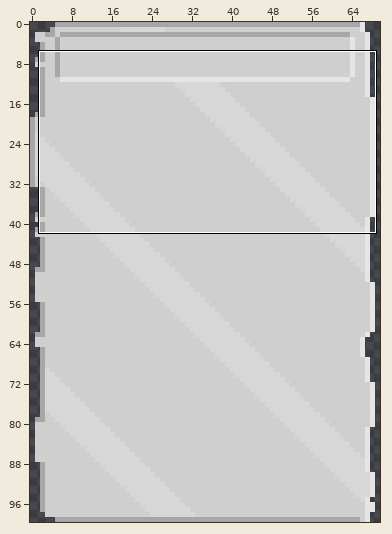
Pixel-art file: Assets/Sprites/ChildReport.aseprite. Above: a wide view before the commit, with the close-up outlined.
Close-up. As it was:
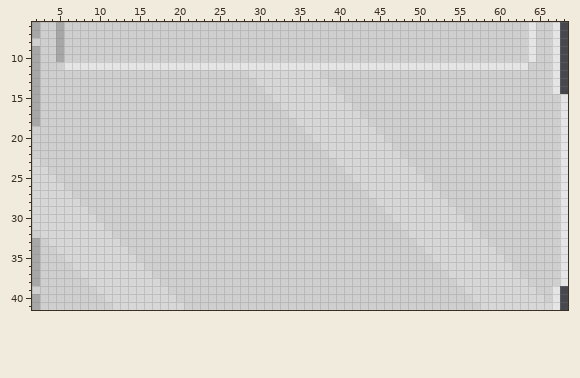
70x100 pixels, 1 frame. Shown: x 2..68, y 6..41.
Once edited:
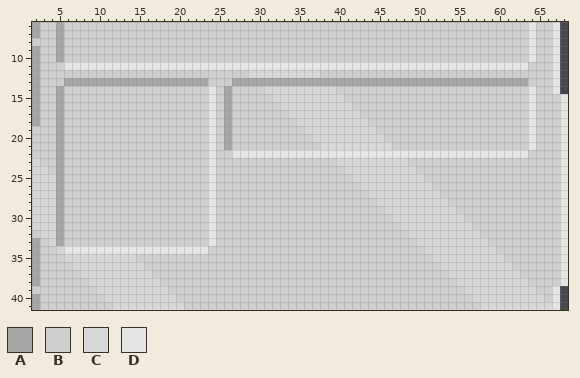
Palette (. is transparent): A #a7a7a7  B #cfcfcf  C #d7d7d7  D #e5e5e5
Diff:
Layer "Flattened":
y 13: x 6..23 BBBBBBBBBBBBBBBBBB -> AAAAAAAAAAAAAAAAAA; x 27..63 BBBCCCCCCCCCBBBBBBBBBBBBBBBBBBBBBBBBB -> AAAAAAAAAAAAAAAAAAAAAAAAAAAAAAAAAAAAA
y 14..21: x 5 B -> A; x 24 B -> D; x 26 B -> A; x 64 B -> D
y 22: x 5 B -> A; x 24 B -> D; x 27..63 BBBBBBBBBBBBCCCCCCCCCBBBBBBBBBBBBBBBB -> DDDDDDDDDDDDDDDDDDDDDDDDDDDDDDDDDDDDD
y 23..25: x 5 B -> A; x 24 B -> D
y 26: x 5 C -> A; x 24 B -> D
y 27: x 5..6 CC -> AB; x 24 B -> D
y 28: x 5..7 CCC -> ABB; x 24 B -> D
y 29: x 5..8 CCCC -> ABBB; x 24 B -> D
y 30: x 5..9 CCCCC -> ABBBB; x 24 B -> D
y 31: x 5..10 CCCCCC -> ABBBBB; x 24 B -> D
y 32: x 5..11 CCCCCCC -> ABBBBBB; x 24 B -> D
y 33: x 5..12 CCCCCCCC -> ABBBBBBB; x 24 B -> D
y 34: x 6..23 CCCCCCCCBBBBBBBBBB -> DDDDDDDDDDDDDDDDDD
